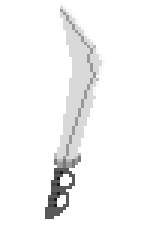
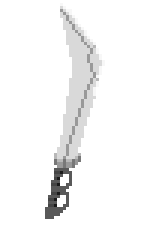
Before/after of a (144, 240) layered artwork. What changed in the layer stack:
painted on "Layer 4" over [66, 174, 75, 189]
